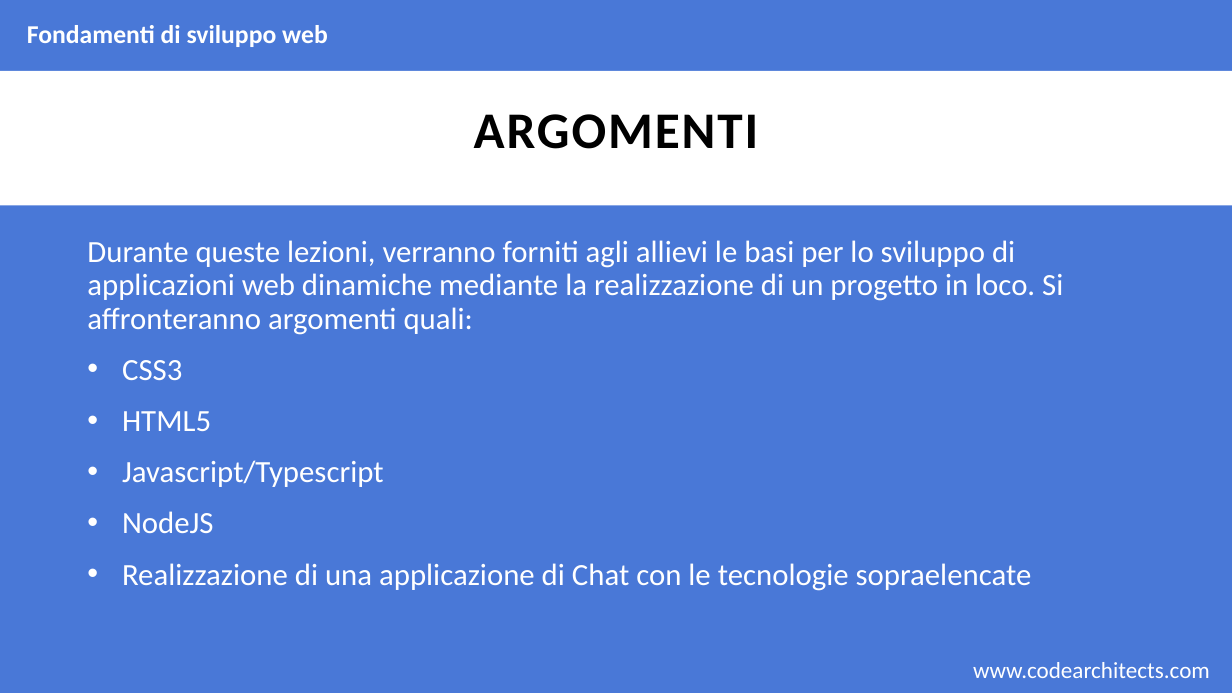
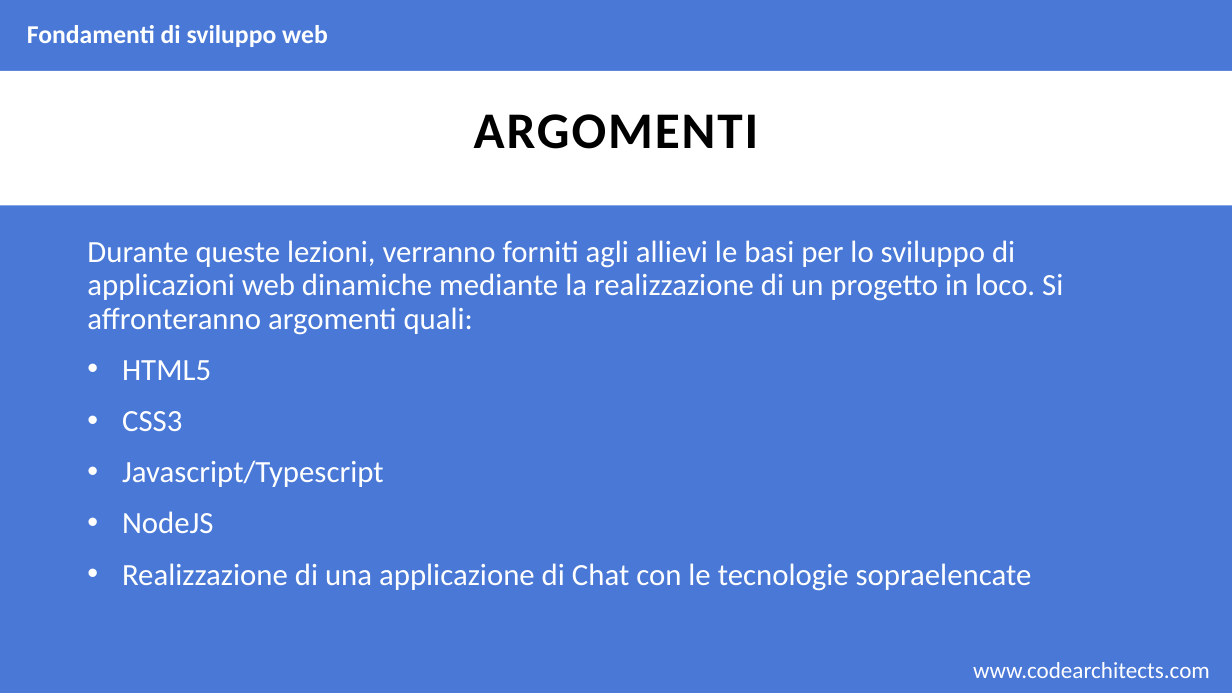
Before and after one commit to CodeArchitectsTraining/fondamenti-sviluppo-web-29052018, a slide deck: slide 3 of slides/html.pptx (slide 2 before the commit). Drawn at 1232x693 pixels with LibreOffice and Linux fonts; fonts in the diff are those of the drawing; background and template pictures are left out. Boxes give left, top, right and bottom in pixels: in the first picture for what was removed or moved away, otherwise in the second. Text is boxed around its words. In the diff, an @@ line names an element or a change of style, - is before the commit and + after.

```diff
--- a/slides/html.pptx
+++ b/slides/html.pptx
@@ text at (122,360,211,380): paragraph added @@
+• HTML5
@@ text at (122,411,211,431): paragraph removed @@
-• HTML5
```
Also in this commit, not shown: 1 other slide changed, 1 slide added.
